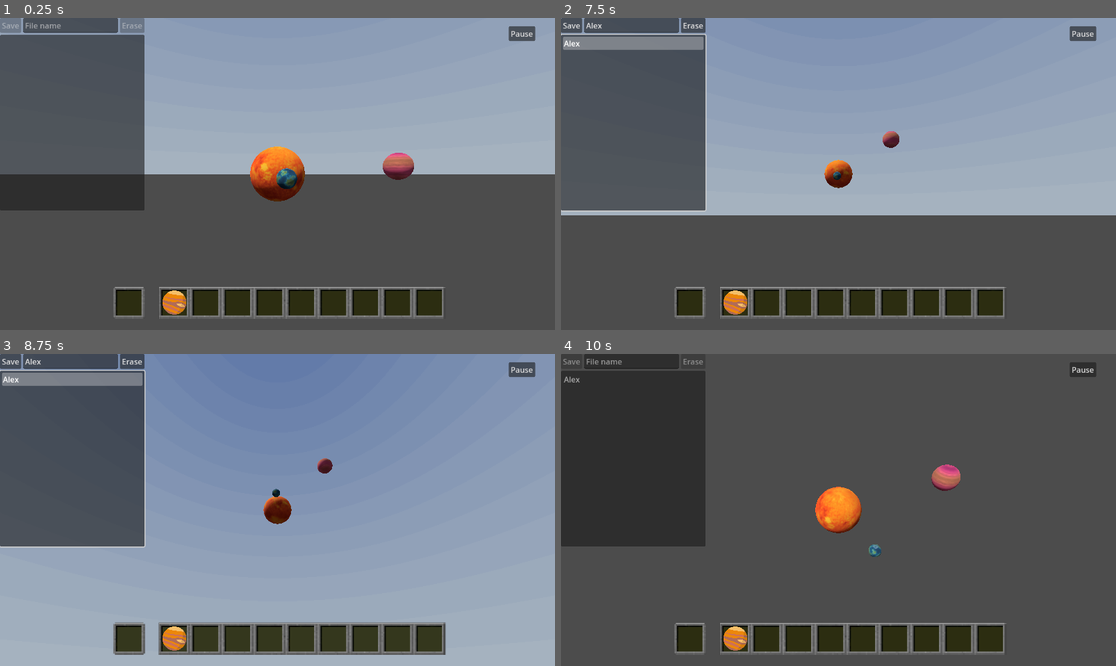
Above: before the commit, frames 1-4 (two rows, left to right).
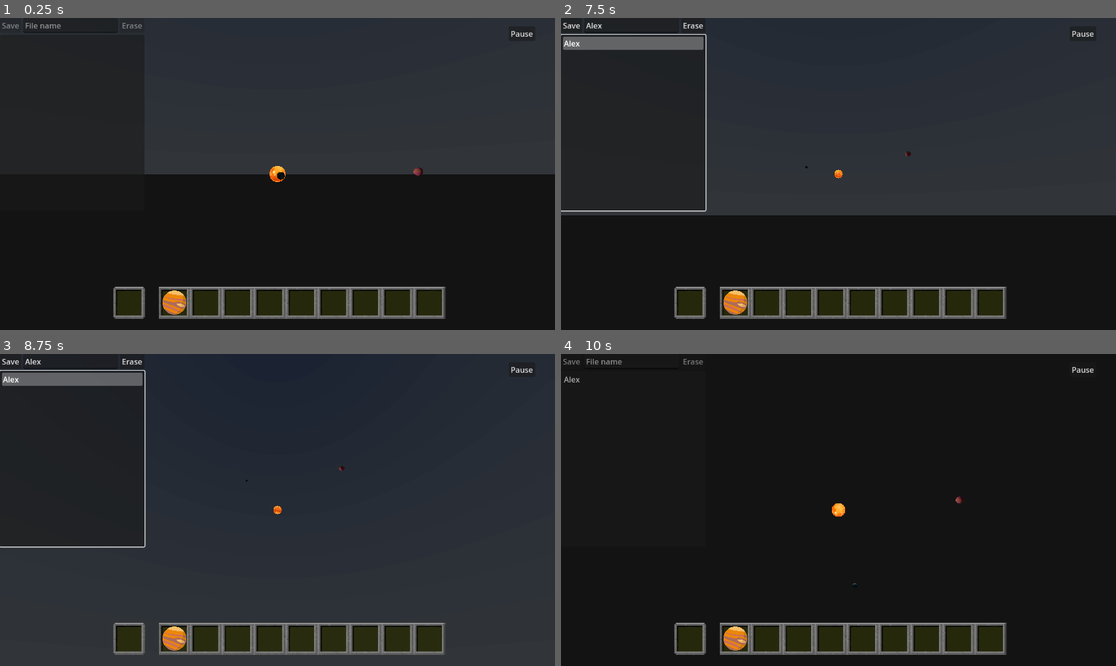
Above: after the commit, the same moments.

Repository: canhotuctor/skylab
Game: Godot game, scene res://gravity_test.tscn
The game is run twice, just before and just after one commit, with the same random seed, the same clock (stepped at 60 frames per second) and the same inputs. A sky picture missing from this copy of the repository is replaced by a grey-blue gradient.
Inputs (mouse positions are in pixels of both pictures, inside the frame that each line leads up to):
- Up to frame 1 (0.25 s): no input
- Up to frame 2 (7.5 s): click (633, 24) at 0.52 s; type "Alex" at 0.6 s; click "Pause" at 1.25 s; click "Save" at 2 s; move the mouse to (960, 158) at 2.77 s; hold Right (ui_right) 2.78-3.5 s; tap Mouse wheel down (scroll_down) every 1.5 s from 2.85 to 7.35 s; click (960, 158) at 2.92 s; drag from (727, 189) to (810, 236) at 3.52 s; tap Enter at 4.25, 7.25 s; move the mouse to (894, 105) at 4.27 s; hold Right (ui_right) 4.28-5 s; click (894, 105) at 4.42 s; drag from (810, 236) to (672, 127) at 5.02 s; tap Space at 5.75 s; move the mouse to (1005, 220) at 5.77 s; hold Left (ui_left) 5.78-6.5 s; click (1005, 220) at 5.92 s; drag from (672, 127) to (755, 96) at 6.52 s; move the mouse to (866, 174) at 7.27 s; hold Down (ui_down) from 7.28 s (still down); click (866, 174) at 7.42 s
- Up to frame 3 (8.75 s): release Down (ui_down) at 8 s; drag from (194, 432) to (166, 525) at 8.02 s
- Up to frame 4 (10 s): tap Space at 8.75 s; move the mouse to (960, 494) at 8.77 s; hold Up (ui_up) 8.78-9.5 s; tap Mouse wheel down (scroll_down) at 8.85 s; click (960, 494) at 8.92 s; drag from (727, 525) to (810, 572) at 9.52 s

The runs differ from the first frame. In frame 1, 91% of the frame differs, in the area x 0-100%, y 0-100%; in frame 2, 94%; in frame 3, 94%; in frame 4, 78%.

Commit message:
Sol emite luz

Diff:
--- a/Corpos/planeta1.tscn
+++ b/Corpos/planeta1.tscn
@@ -14,7 +14,7 @@
 [sub_resource type="SphereShape3D" id="SphereShape3D_c0nvr"]
 radius = 1.0
 
-[node name="GravityObject2" type="RigidBody3D"]
+[node name="Planeta1" type="RigidBody3D"]
 mass = 0.01
 linear_velocity = Vector3(0, 25, 0)
 script = ExtResource("1_6naoc")
--- /dev/null
+++ b/Corpos/sol.tscn
@@ -0,0 +1,26 @@
+[gd_scene load_steps=5 format=3 uid="uid://dksa8p1sbkj5j"]
+
+[ext_resource type="Script" path="res://Gravity Object/GravityObject.gd" id="1_025fj"]
+[ext_resource type="Material" uid="uid://cqrx88mgexy55" path="res://media/centerShader.tres" id="2_5ipt5"]
+
+[sub_resource type="SphereMesh" id="SphereMesh_24t8t"]
+material = ExtResource("2_5ipt5")
+radius = 2.0
+height = 4.0
+
+[sub_resource type="SphereShape3D" id="SphereShape3D_umsgl"]
+radius = 2.0
+
+[node name="Sol" type="RigidBody3D"]
+mass = 10.0
+script = ExtResource("1_025fj")
+
+[node name="MeshInstance3D" type="MeshInstance3D" parent="."]
+mesh = SubResource("SphereMesh_24t8t")
+
+[node name="CollisionShape3D" type="CollisionShape3D" parent="."]
+shape = SubResource("SphereShape3D_umsgl")
+
+[node name="OmniLight3D" type="OmniLight3D" parent="."]
+light_energy = 16.0
+omni_range = 100000.0
--- a/gravity_test.tscn
+++ b/gravity_test.tscn
@@ -1,8 +1,8 @@
-[gd_scene load_steps=19 format=3 uid="uid://bk5pu8g3mgh1l"]
+[gd_scene load_steps=17 format=3 uid="uid://b88n08x7uxvvq"]
 
 [ext_resource type="Script" path="res://Gravity Object/CameraPivot.gd" id="1_1bnp1"]
 [ext_resource type="Script" path="res://Gravity Object/GravityObject.gd" id="2_0vp48"]
-[ext_resource type="Material" uid="uid://cqrx88mgexy55" path="res://media/centerShader.tres" id="3_43uye"]
+[ext_resource type="PackedScene" uid="uid://dksa8p1sbkj5j" path="res://Corpos/sol.tscn" id="2_4wllg"]
 [ext_resource type="PackedScene" uid="uid://c8yyn6e5cc28d" path="res://Corpos/planeta1.tscn" id="4_sg6rf"]
 [ext_resource type="Material" uid="uid://be7um6c7rbo36" path="res://media/ballShader.tres" id="5_3bp6y"]
 [ext_resource type="Texture2D" uid="uid://cafjpri876dco" path="res://media/SpaceSkyMap.png" id="6_o0ge0"]
@@ -12,14 +12,8 @@
 [ext_resource type="Script" path="res://Gravity Object/AnalyticPause.gd" id="10_w81p2"]
 [ext_resource type="PackedScene" uid="uid://cpomwl56g8js4" path="res://SaveAndLoad/SaveAndLoad.tscn" id="11_1rkaj"]
 
-[sub_resource type="SphereMesh" id="SphereMesh_24t8t"]
-radius = 2.0
-height = 4.0
-
-[sub_resource type="SphereShape3D" id="SphereShape3D_umsgl"]
-radius = 2.0
-
 [sub_resource type="SphereMesh" id="SphereMesh_1vphk"]
+material = ExtResource("5_3bp6y")
 
 [sub_resource type="SphereShape3D" id="SphereShape3D_c0nvr"]
 
@@ -32,7 +26,11 @@
 
 [sub_resource type="Environment" id="Environment_4foyh"]
 background_mode = 2
+background_energy_multiplier = 0.3
 sky = SubResource("Sky_wiiuw")
+ambient_light_source = 2
+ambient_light_color = Color(1, 1, 1, 1)
+ambient_light_energy = 0.04
 
 [node name="Node3D" type="Node3D"]
 
@@ -42,38 +40,27 @@
 
 [node name="Camera3D" type="Camera3D" parent="CameraPivot"]
 unique_name_in_owner = true
-transform = Transform3D(1, 0, 0, 0, 1, 0, 0, 0, 1, 0, 0, 15)
+transform = Transform3D(1, 0, 0, 0, 1, 0, 0, 0, 1, 0, 0, 50)
 
-[node name="GravityObject" type="RigidBody3D" parent="."]
-mass = 10.0
-script = ExtResource("2_0vp48")
-
-[node name="MeshInstance3D" type="MeshInstance3D" parent="GravityObject"]
-material_override = ExtResource("3_43uye")
-mesh = SubResource("SphereMesh_24t8t")
-
-[node name="CollisionShape3D" type="CollisionShape3D" parent="GravityObject"]
-shape = SubResource("SphereShape3D_umsgl")
+[node name="GravityObject" parent="." instance=ExtResource("2_4wllg")]
+mass = 100.0
 
 [node name="GravityObject2" parent="." instance=ExtResource("4_sg6rf")]
-transform = Transform3D(1, 0, 0, 0, 1, 0, 0, 0, 1, 8.90822, 0, 0)
+transform = Transform3D(1, 0, 0, 0, 1, 0, 0, 0, 1, 34.6721, 0, 0)
+mass = 0.1
 linear_velocity = Vector3(0, 2.5, 0)
 
 [node name="GravityObject3" type="RigidBody3D" parent="."]
-transform = Transform3D(1, 0, 0, 0, 1, 0, 0, 0, 1, -0.135681, 0, 5.31255)
+transform = Transform3D(1, 0, 0, 0, 1, 0, 0, 0, 1, -0.135681, 0, 23.6968)
 mass = 0.01
 linear_velocity = Vector3(2.5, -1, 0)
 script = ExtResource("2_0vp48")
 
 [node name="MeshInstance3D" type="MeshInstance3D" parent="GravityObject3"]
-material_override = ExtResource("5_3bp6y")
 mesh = SubResource("SphereMesh_1vphk")
 
 [node name="CollisionShape3D" type="CollisionShape3D" parent="GravityObject3"]
 shape = SubResource("SphereShape3D_c0nvr")
-
-[node name="DirectionalLight3D" type="DirectionalLight3D" parent="."]
-transform = Transform3D(0.94308, -0.108838, -0.314253, 0.331926, 0.366704, 0.869111, 0.0206458, -0.923949, 0.381957, 0, 3.45511, 0)
 
 [node name="WorldEnvironment" type="WorldEnvironment" parent="."]
 environment = SubResource("Environment_4foyh")
--- a/media/centerShader.tres
+++ b/media/centerShader.tres
@@ -5,6 +5,5 @@
 [resource]
 albedo_color = Color(0.992157, 0.72549, 0.176471, 1)
 albedo_texture = ExtResource("1_pwyhr")
-emission = Color(0.568627, 0.290196, 0.0431373, 1)
-emission_energy_multiplier = 0.28
+emission_enabled = true
 emission_texture = ExtResource("1_pwyhr")
Not shown: 1 places in Janelinhas/InstantiateWindow.tscn that only renumber resources
